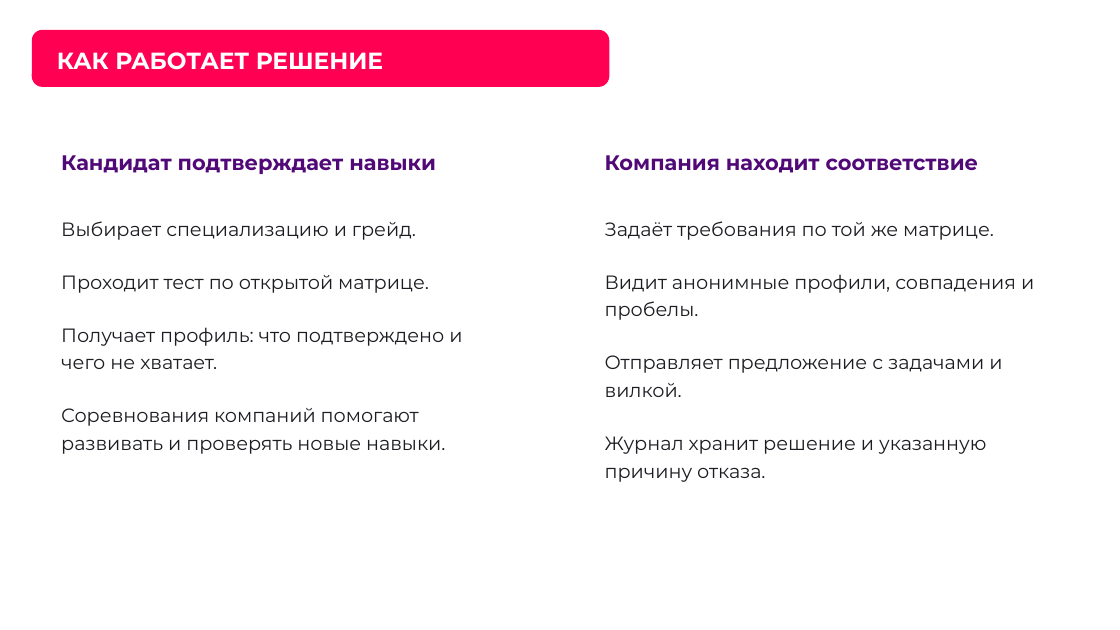
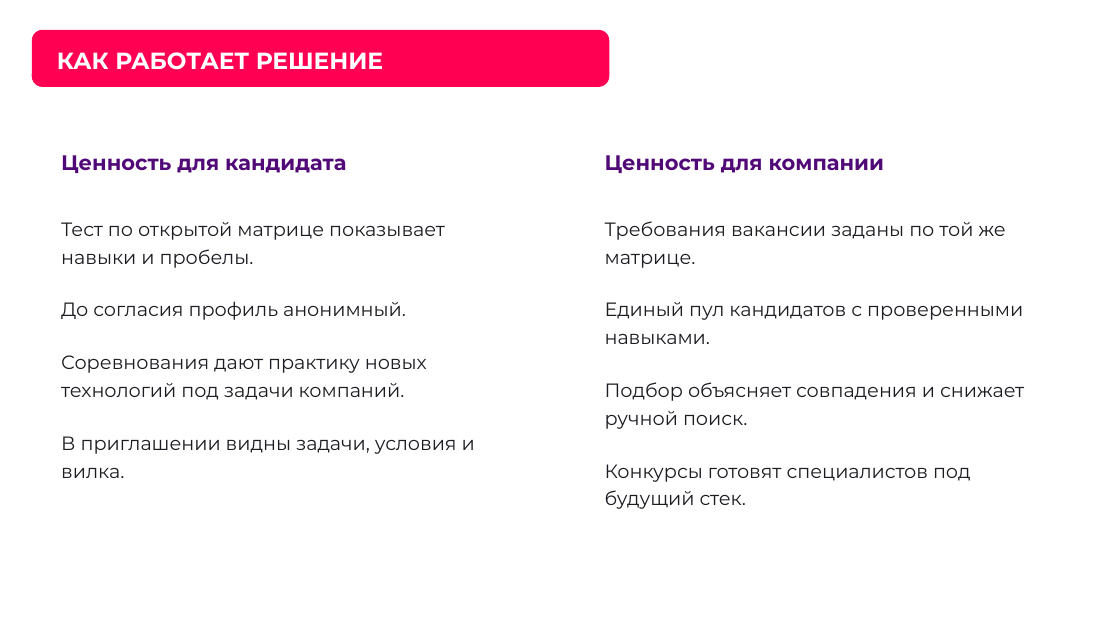
Before and after one commit to Headmast/FSP, a slide deck: slide 5 of doc/presentation/trudyazhki-fsp.pptx. Drawn at 1120x630 pixels with LibreOffice and Linux fonts; fonts in the diff are those of the drawing; background and template pictures are left out. Boxes give left, top, right and bottom in pixels: in the first picture for what was removed or moved away, otherwise in the second. Text is boxed around its words. In the diff, an @@ line names an element or a change of style, - is before the commit and + after.

```diff
--- a/doc/presentation/trudyazhki-fsp.pptx
+++ b/doc/presentation/trudyazhki-fsp.pptx
@@ text at (61,155,346,173): text changed @@
-Кандидат подтверждает навыки
+Ценность для кандидата
@@ text at (605,155,884,173): text changed @@
-Компания находит соответствие
+Ценность для компании
@@ text at (61,222,475,478): text changed @@
-Выбирает специализацию и грейд.
-Проходит тест по открытой матрице.
-Получает профиль: что подтверждено и чего не хватает.
-Соревнования компаний помогают развивать и проверять новые навыки.
+Тест по открытой матрице показывает навыки и пробелы.
+До согласия профиль анонимный.
+Соревнования дают практику новых технологий под задачи компаний.
+В приглашении видны задачи, условия и вилка.
@@ text at (605,221,1024,509): text changed @@
-Задаёт требования по той же матрице.
-Видит анонимные профили, совпадения и пробелы.
-Отправляет предложение с задачами и вилкой.
-Журнал хранит решение и указанную причину отказа.
+Требования вакансии заданы по той же матрице.
+Единый пул кандидатов с проверенными навыками.
+Подбор объясняет совпадения и снижает ручной поиск.
+Конкурсы готовят специалистов под будущий стек.
```
Also in this commit, not shown: 5 other slides changed, 2 slides added, 2 slides removed, 7 other files.
